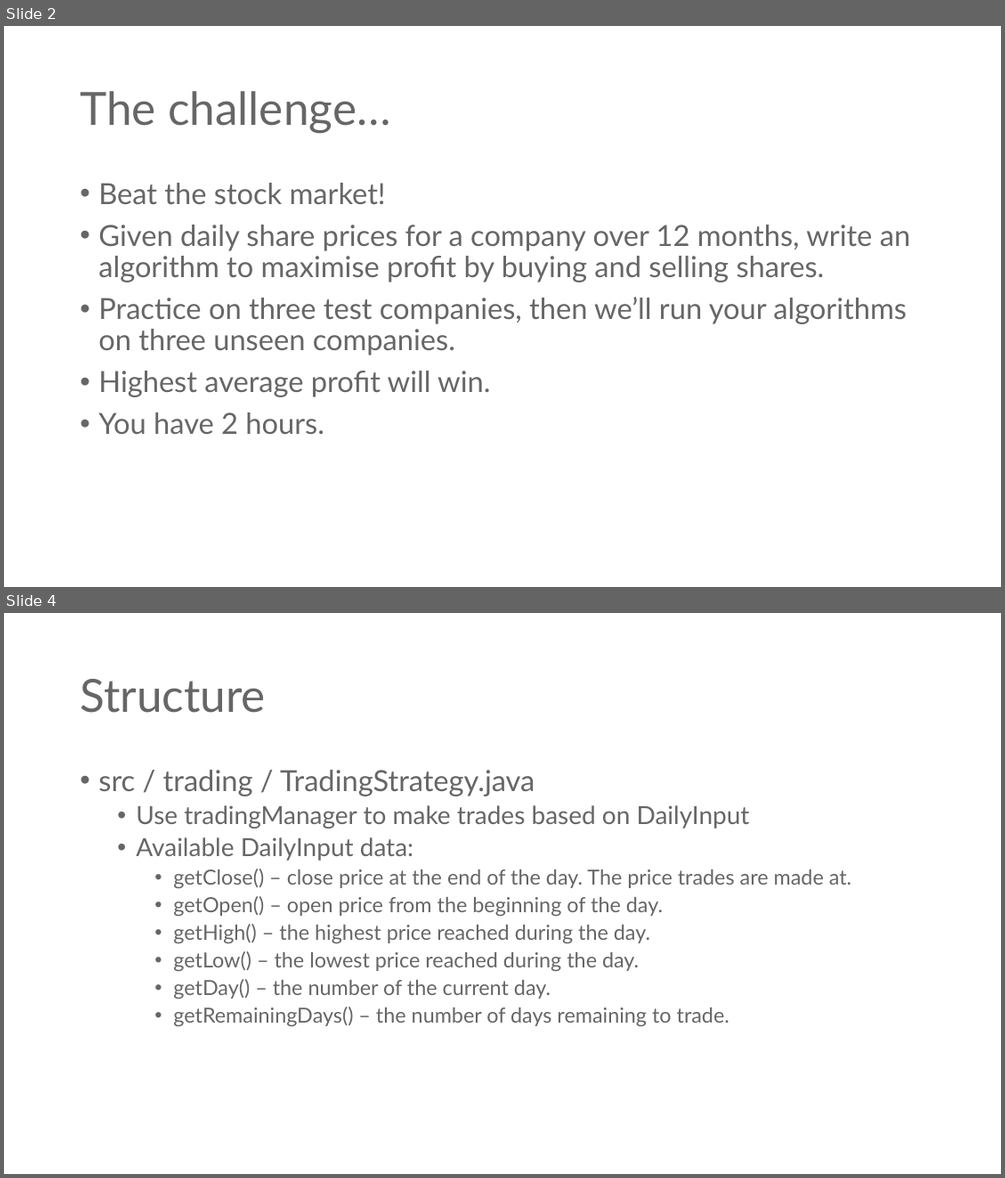
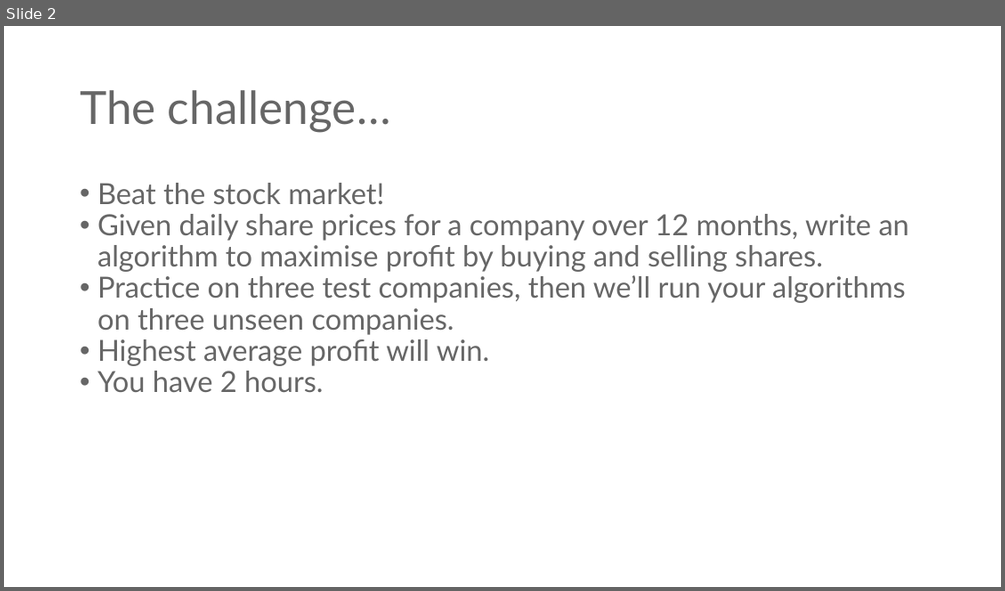
Before and after one commit to tpkelly/Hackathon, a slide deck: spec/Hackathon.pptx. Shown one above the other, each under a label of ours: slides 2 and 4 before the commit, slide 2 after it; the slides between them are not shown. The pictures are 1005x1178 and 1005x591 pixels, drawn with LibreOffice and Linux fonts; fonts in the diff are those of the drawing; background and template pictures are left out. Boxes give left, top, right and bottom in pixels: in the first picture for what was removed or moved away, otherwise in the second. Text is boxed around its words. In the diff, an @@ line names an element or a change of style, - is before the commit and + after.

```diff
--- a/spec/Hackathon.pptx
+++ b/spec/Hackathon.pptx
@@ slide 4 removed at (x1=4, y1=613, x2=1001, y2=1174), background #FFFFFF @@
@@ title removed at (x1=80, y1=679, x2=266, y2=713) @@
-Structure
@@ text removed at (x1=98, y1=770, x2=851, y2=1026) @@
-• src / trading / TradingStrategy.java
-  • Use tradingManager to make trades based on DailyInput
-  • Available DailyInput data:
-    • getClose() – close price at the end of the day. The price trades are made at.
-    • getOpen() – open price from the beginning of the day.
-    • getHigh() – the highest price reached during the day.
-    • getLow() – the lowest price reached during the day.
-    • getDay() – the number of the current day.
-    • getRemainingDays() – the number of days remaining to trade.
@@ slide 2 changed as well @@
@@ text "Beat the stock market!" at (x1=97, y1=183, x2=909, y2=392): indent changed; less space between paragraphs @@
```
Also in this commit, not shown: 2 other slides changed, 2 other slides removed.
